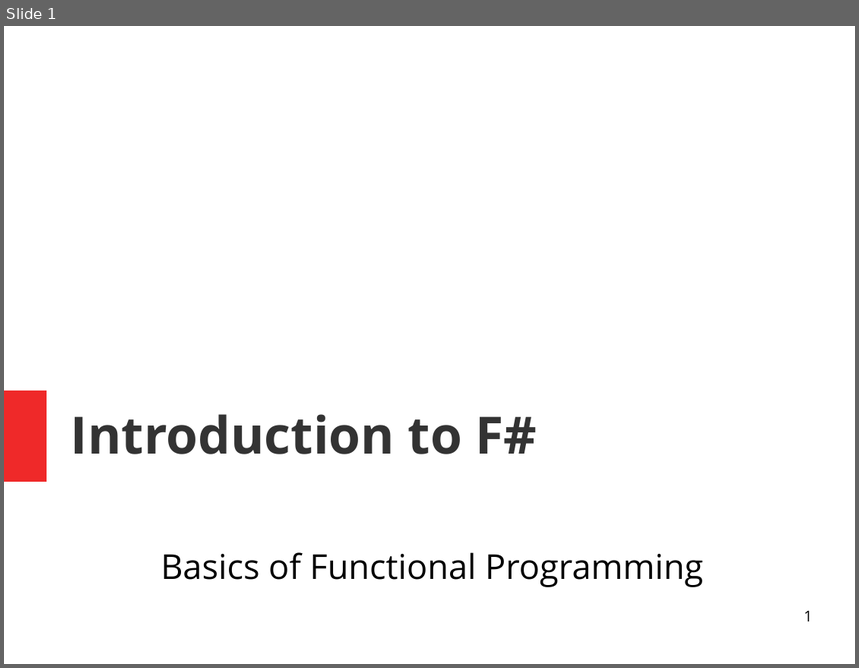
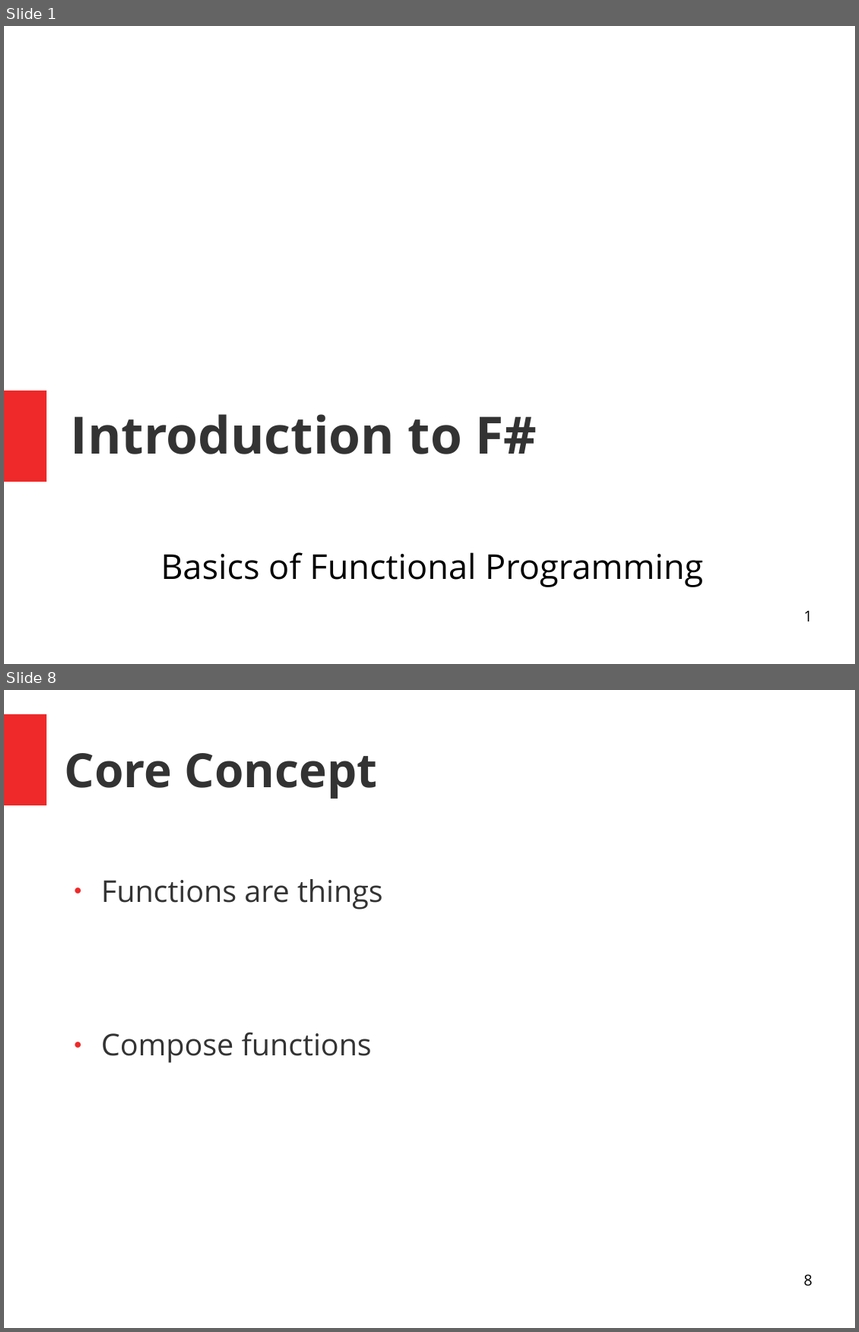
Before and after one commit to ChangHaiBin/FSharpPowerPoint, a slide deck: FSharp Talk.odp. Shown one above the other, each under a label of ours: slide 1 before the commit, slides 1 and 8 after it; the slides between them are not shown. The pictures are 859x668 and 859x1332 pixels, drawn with LibreOffice and Linux fonts; fonts in the diff are those of the drawing. Boxes give left, top, right and bottom in pixels: in the first picture for what was removed or moved away, otherwise in the second. Text is boxed around its words. In the diff, an @@ line names an element or a change of style, - is before the commit and + after.

```diff
--- a/FSharp Talk.odp
+++ b/FSharp Talk.odp
@@ slide 8 added at (x1=4, y1=690, x2=855, y2=1328), background #FFFFFF @@
@@ rectangle added at (x1=4, y1=714, x2=47, y2=805), fill #EF2929 @@
@@ title added at (x1=65, y1=753, x2=377, y2=799), 44 pt, text #333333, bold @@
+Core Concept
@@ text added at (x1=101, y1=879, x2=383, y2=1063), 28 pt, text #333333 @@
+● Functions are things
+● Compose functions
@@ page number added at (x1=804, y1=1274, x2=813, y2=1287), 14 pt, text #000000 @@
+8
```
Also in this commit, not shown: 2 slides changed, 21 other slides added.
